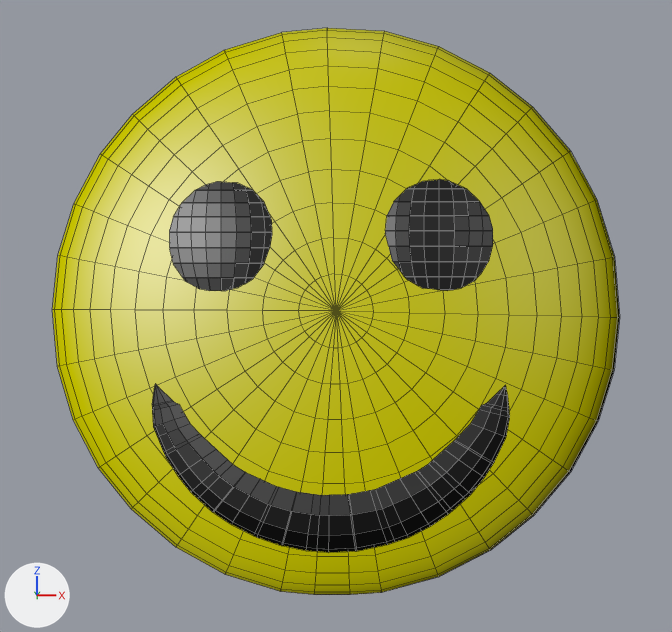
An edit to the Blender file assets/smiley.blend, drawn before and after from the same camera.
Camera for both pictures: the file's camera 'Camera'. Arrows for +X, +Y and +Z are at lower left; the lights stay in place. The first picture is the older version. Mesh edges are drawn as thin lines.

The first picture shows 'left eye', 'right eye', 'smile', 'yellow'.
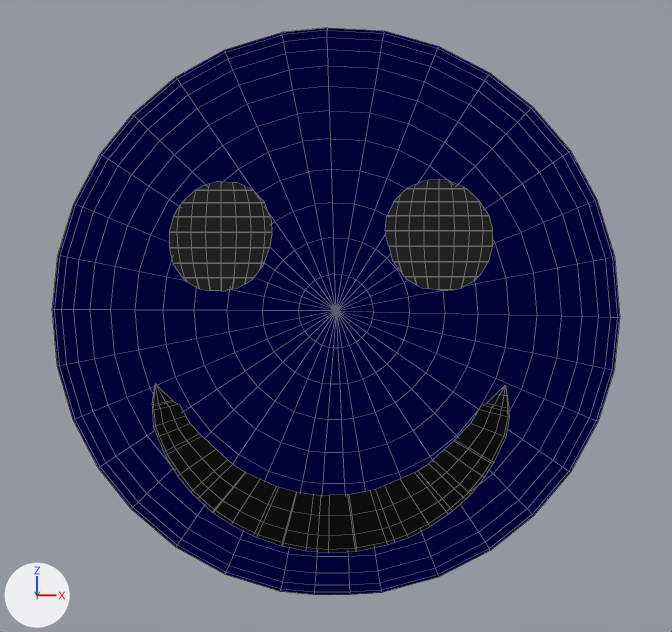
What differs and where, as boxes [x1, y1, x2, y2] in the pictures (672 x 632 px):
'yellow', surface changed: [52, 28, 620, 595] in both
'smile', surface changed: [152, 384, 510, 552] in both
'right eye', surface changed: [385, 179, 493, 291] in both
'left eye', surface changed: [170, 182, 272, 291] in both

Edits to the bpy script that builds the scene:
```text
Change mat_warm_lemon_yellow___smooth_satin:
    remove n0 = _N.new('ShaderNodeNewGeometry'); n0.name = 'Geometry'
    where n1 = _N.new('ShaderNodeSeparateXYZ'); n1.name = 'Separate XYZ'
    remove _L.new(n0.outputs[1], n1.inputs[0])  # 'Normal' to 'Vector'
    add n166 = _N.new('ShaderNodeAttribute'); n166.name = 'Pulpo original appearance normal'
    add n166.attribute_name = 'pulpo_original_normal'
    add n167 = _N.new('ShaderNodeVectorMath'); n167.name = 'Pulpo normalize appearance normal'
    add n167.operation = 'NORMALIZE'
    add _L.new(n166.outputs[1], n167.inputs[0])  # 'Vector' to 'Vector'
    add _L.new(n167.outputs[0], n1.inputs[0])  # 'Vector' to 'Vector'
Change mat_charcoal___visible_flat_facets:
    remove n0 = _N.new('ShaderNodeNewGeometry'); n0.name = 'Geometry'
    where n1 = _N.new('ShaderNodeSeparateXYZ'); n1.name = 'Separate XYZ'
    remove _L.new(n0.outputs[1], n1.inputs[0])  # 'Normal' to 'Vector'
    add n56 = _N.new('ShaderNodeAttribute'); n56.name = 'Pulpo original appearance normal'
    add n56.attribute_name = 'pulpo_original_normal'
    add n57 = _N.new('ShaderNodeVectorMath'); n57.name = 'Pulpo normalize appearance normal'
    add n57.operation = 'NORMALIZE'
    add _L.new(n56.outputs[1], n57.inputs[0])  # 'Vector' to 'Vector'
    add _L.new(n57.outputs[0], n1.inputs[0])  # 'Vector' to 'Vector'
Change mat_charcoal_smile___broad_bevel_lighting:
    remove n0 = _N.new('ShaderNodeNewGeometry'); n0.name = 'Geometry'
    where n1 = _N.new('ShaderNodeSeparateXYZ'); n1.name = 'Separate XYZ'
    remove _L.new(n0.outputs[1], n1.inputs[0])  # 'Normal' to 'Vector'
    add n56 = _N.new('ShaderNodeAttribute'); n56.name = 'Pulpo original appearance normal'
    add n56.attribute_name = 'pulpo_original_normal'
    add n57 = _N.new('ShaderNodeVectorMath'); n57.name = 'Pulpo normalize appearance normal'
    add n57.operation = 'NORMALIZE'
    add _L.new(n56.outputs[1], n57.inputs[0])  # 'Vector' to 'Vector'
    add _L.new(n57.outputs[0], n1.inputs[0])  # 'Vector' to 'Vector'
```
